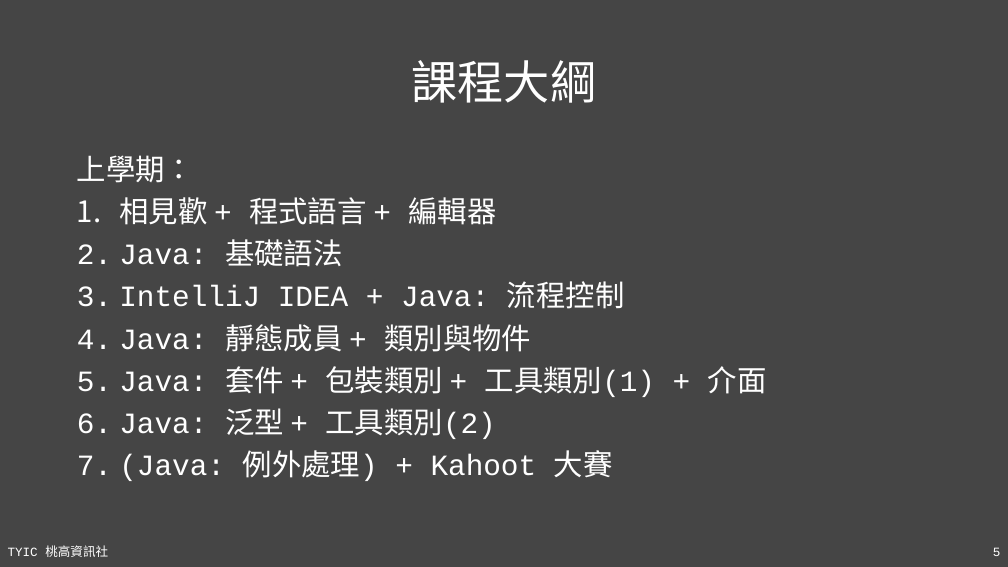
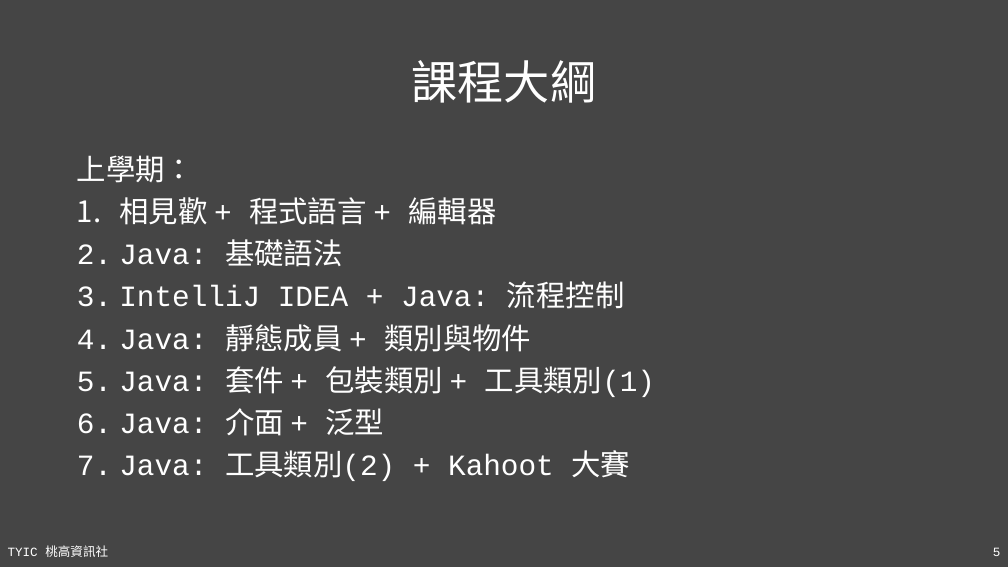
Before and after one commit to TYSHIC/slides, a slide deck: slide 5 of ppt/01_基本事項.pptx. Drawn at 1008x567 pixels with LibreOffice and Linux fonts; fonts in the diff are those of the drawing. Boxes give left, top, right and bottom in pixels: in the first picture for what was removed or moved away, otherwise in the second. Text is boxed around its words. In the diff, an @@ line names an element or a change of style, - is before the commit and + after.

```diff
--- a/ppt/01_基本事項.pptx
+++ b/ppt/01_基本事項.pptx
@@ text at bbox=[119, 366, 655, 481]: text changed @@
-5. Java: 套件 + 包裝類別 + 工具類別(1) + 介面
-6. Java: 泛型 + 工具類別(2)
-7. (Java: 例外處理) + Kahoot 大賽
+5. Java: 套件 + 包裝類別 + 工具類別(1)
+6. Java: 介面 + 泛型
+7. Java: 工具類別(2) + Kahoot 大賽
```
Also in this commit, not shown: 1 other slide changed, 9 other files.
